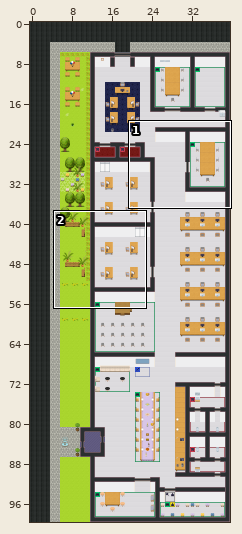
Tiled map (JSON) -- map.tmj. Above, an overview of the earlier version with the close-up marked.
Close-up. First the earlier version:
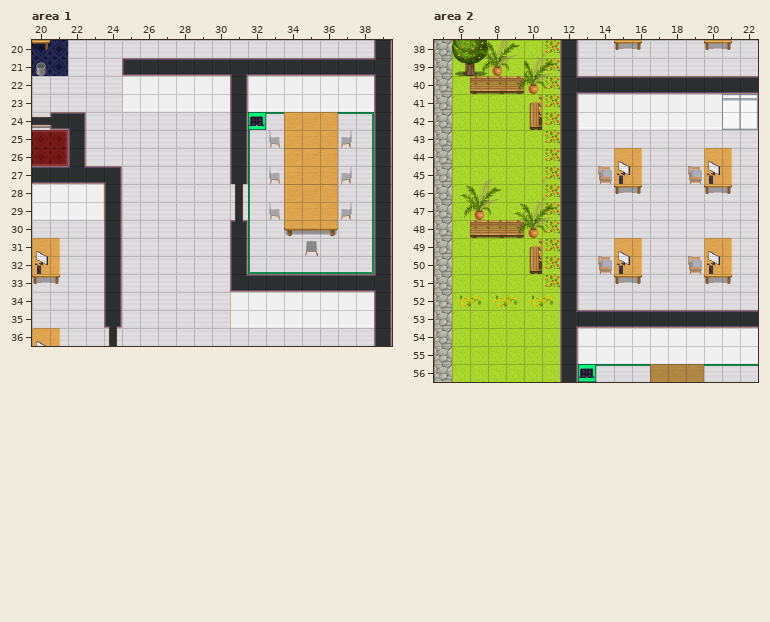
Cells are 32x32 px. Shown: area 1 x 20..39, y 20..36; area 2 x 5..22, y 38..56. The commit also changed other parts of the map, which this record leaves out.
After the commit:
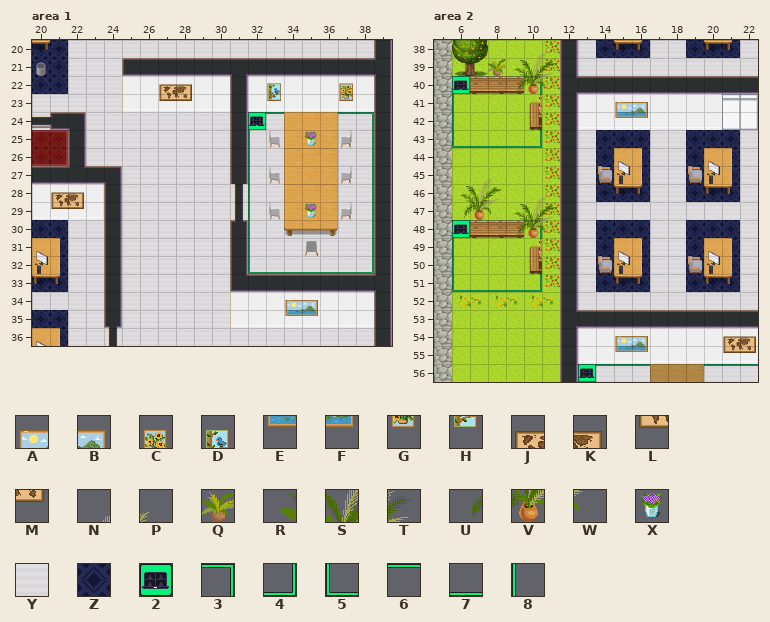
Key: from "WA_Decoration": A 6, B 7, C 8, D 9, E 18, F 19, G 20, H 21, J 30, K 31, L 42, M 43, N 61, P 62, Q 67, R 72, S 73, T 74, U 84, V 85, W 86, X 92; from "WA_Room_Builder": Y 358, Z 362; from "WA_User_Interface": 2 21, 3 162, 4 163, 5 164, 6 165, 7 166, 8 167.
_ is an empty cell, . an unchanged one.
Diff:
--- layer "floor/floor1", area 1
@@ x 20..21 @@
-22 YY
+22 ZZ
@@ x 20..21 @@
-30 YY
-31 .Y
-32 .Y
-33 YY
+30 ZZ
+31 .Z
+32 .Z
+33 ZZ
@@ x 20..21 @@
-35 YY
-36 .Y
+35 ZZ
+36 .Z
--- layer "furniture/furniture3", area 1
@@ x 27..37 @@
-22 __...._..._
-23 __...._..._
+22 JK....D...C
+23 LM....H...G
@@ x 35..35 @@
-25 _
+25 X
@@ x 21..35 @@
-28 __.............
-29 __............_
+28 JK.............
+29 LM............X
@@ x 34..35 @@
-34 __
-35 __
+34 AB
+35 EF
--- layer "floor/floor1", area 2
@@ x 14..21 @@
-38 YYY..YYY
+38 ZZZ..ZZZ
@@ x 14..21 @@
-43 YYY..YYY
-44 Y.Y..Y.Y
-45 Y.Y..Y.Y
-46 YYY..YYY
+43 ZZZ..ZZZ
+44 Z.Z..Z.Z
+45 Z.Z..Z.Z
+46 ZZZ..ZZZ
@@ x 14..21 @@
-48 YYY..YYY
-49 Y.Y..Y.Y
-50 Y.Y..Y.Y
-51 YYY..YYY
+48 ZZZ..ZZZ
+49 Z.Z..Z.Z
+50 Z.Z..Z.Z
+51 ZZZ..ZZZ
--- layer "floor/floor2", area 2
@@ x 6..10 @@
-40 _____
-41 _....
-42 _....
-43 _____
+40 26663
+41 8....
+42 8....
+43 57774
@@ x 6..10 @@
-48 _____
-49 _....
-50 _....
-51 _____
+48 26663
+49 8....
+50 8....
+51 57774
--- layer "furniture/furniture3", area 2
@@ x 7..16 @@
-38 RST.......
-39 UVW.......
-40 ..U.......
-41 ........__
-42 ........__
+38 ___.......
+39 _Q_.......
+40 .._.......
+41 ........AB
+42 ........EF
@@ x 11..11 @@
-45 P
+45 _
@@ x 9..9 @@
-48 U
+48 _
@@ x 15..22 @@
-54 __....__
-55 __....__
+54 AB....JK
+55 EF....LM
--- layer "above/above2", area 2
@@ x 9..10 @@
-38 ._
-39 _.
-40 _.
+38 .N
+39 R.
+40 U.
@@ x 10..10 @@
-46 _
+46 N
@@ x 9..9 @@
-48 _
+48 U
